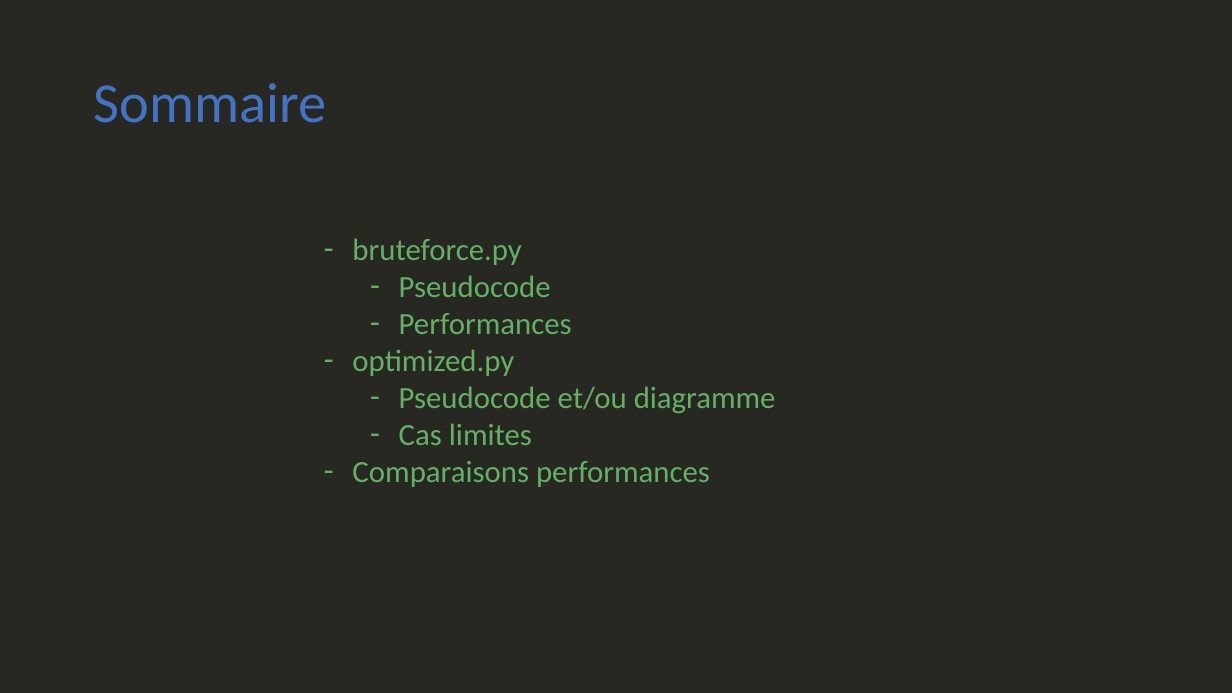
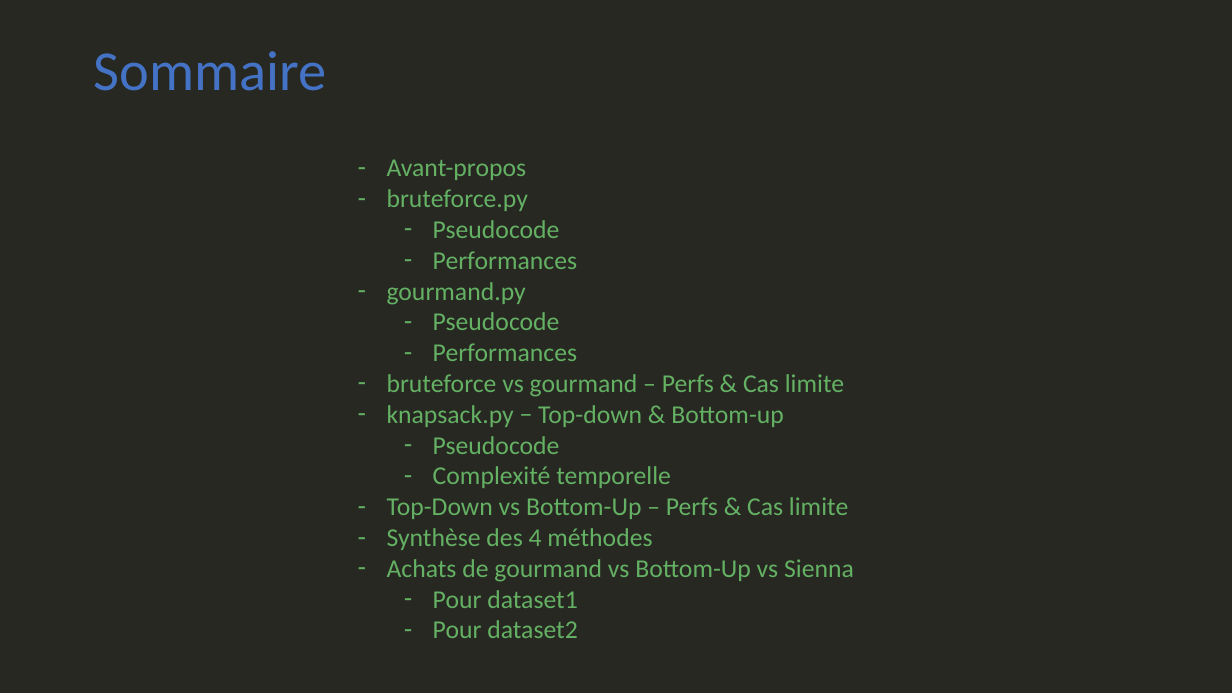
Before and after one commit to geoffrey-ll/OC_P07_Algorithmique, a slide deck: slide 2 of p07_slide.pptx. Drawn at 1232x693 pixels with LibreOffice and Linux fonts; fonts in the diff are those of the drawing. Boxes give left, top, right and bottom in pixels: in the first picture for what was removed or moved away, otherwise in the second. Text is boxed around its words. In the diff, an @@ line names an element or a change of style, - is before the commit and + after.

Commit message:
Présentation :     - Slides terminés.
knapsack.py - Bottom-up.
    - Optimisation. env 5s de gagné pour dataset1

```diff
--- a/p07_slide.pptx
+++ b/p07_slide.pptx
@@ title "Sommaire" at [94, 51, 327, 91]: vertical alignment middle to top @@
@@ text "Avant-propos": place and size @@
-text "Avant-propos" at [352, 238, 776, 487]
+text "Avant-propos" at [387, 159, 854, 638]
@@ text at [387, 159, 527, 180]: paragraph added @@
+– Avant-propos
@@ text at [387, 189, 577, 269]: size 24 to 20 pt in "bruteforce.py", "Pseudocode", "Performances" @@
@@ text at [387, 282, 854, 638]: text changed; size 24 to 20 pt @@
-– optimized.py
-  – Pseudocode et/ou diagramme
-  – Cas limites
-– Comparaisons performances
+– gourmand.py
+  – Pseudocode
+  – Performances
+– bruteforce vs gourmand – Perfs & Cas limite
+– knapsack.py − Top-down & Bottom-up
+  – Pseudocode
+  – Complexité temporelle
+– Top-Down vs Bottom-Up – Perfs & Cas limite
+– Synthèse des 4 méthodes
+– Achats de gourmand vs Bottom-Up vs Sienna
+  – Pour dataset1
+  – Pour dataset2
```
Also in this commit, not shown: 5 other slides changed, 11 slides added, 7 slides removed, 7 other files.
